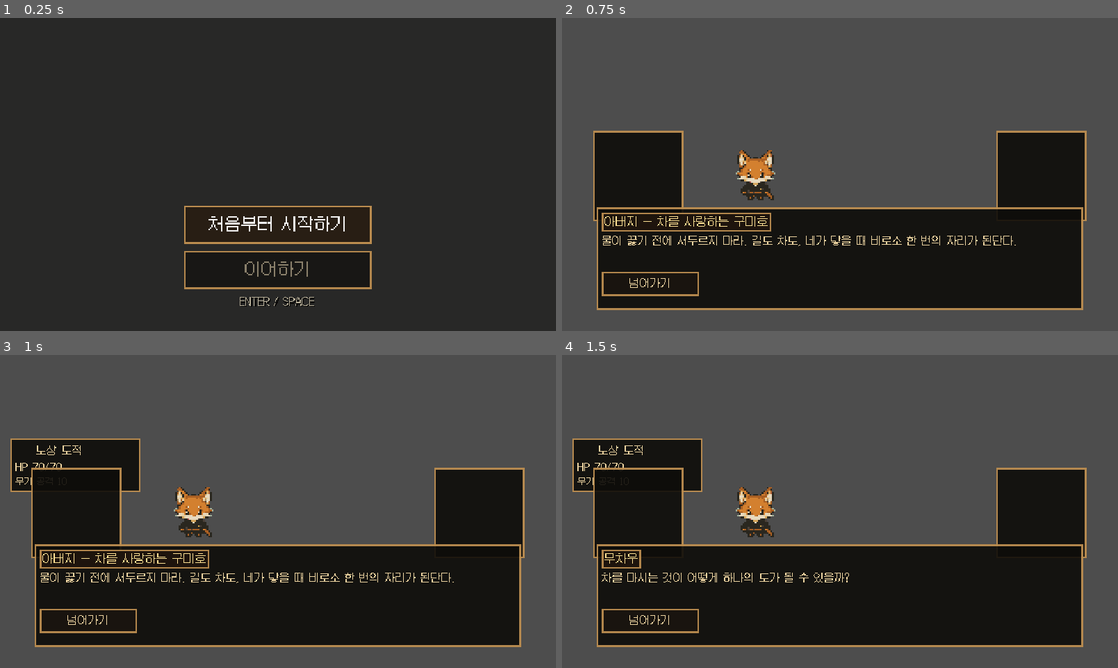
Above: before the commit, frames 1-4 (two rows, left to right).
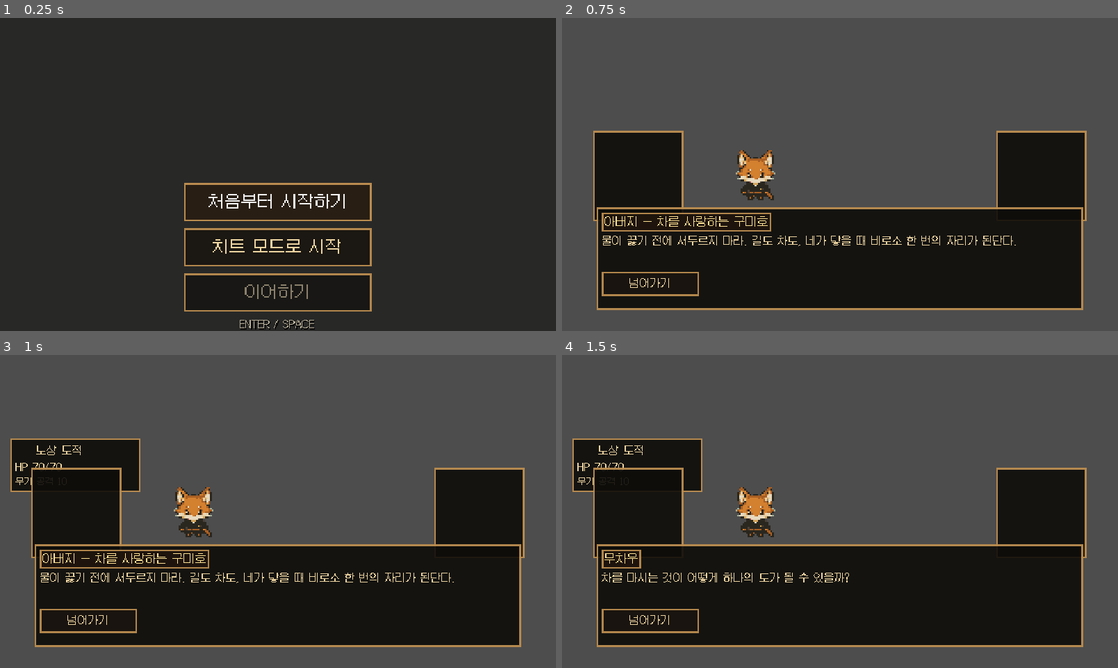
Above: after the commit, the same moments.

Repository: FLYLIKEB/samurai-tea-fox
Game: Godot game, scene res://scenes/ui/start_screen.tscn
The game is run twice, just before and just after one commit, with the same random seed, the same clock (stepped at 60 frames per second) and the same inputs.
Inputs:
- Up to frame 1 (0.25 s): no input
- Up to frame 2 (0.75 s): click "처음부터 시작하기" at 0.5 s
- Up to frame 3 (1 s): no input
- Up to frame 4 (1.5 s): click "넘어가기" at 1.25 s

The runs differ from the first frame. In frame 1, 3.3% of the frame differs, in the area x 33-67%, y 52-100%; in frame 2, nothing differs; in frame 3, nothing differs; in frame 4, nothing differs.

Commit message:
feat: 치트 모드 시작 자원 추가

Diff:
--- a/scenes/ui/start_screen.tscn
+++ b/scenes/ui/start_screen.tscn
@@ -40,9 +40,9 @@
 anchor_right = 0.5
 anchor_bottom = 0.5
 offset_left = -298.0
-offset_top = -135.0
+offset_top = -180.0
 offset_right = 298.0
-offset_bottom = 135.0
+offset_bottom = 180.0
 grow_horizontal = 2
 grow_vertical = 2
 theme_override_constants/separation = 8
@@ -68,17 +68,28 @@
 layout_mode = 2
 size_flags_horizontal = 4
 focus_neighbor_top = NodePath(".")
+focus_neighbor_bottom = NodePath("../CheatButton")
+mouse_default_cursor_shape = 2
+theme_override_font_sizes/font_size = 19
+text = "처음부터 시작하기"
+
+[node name="CheatButton" type="Button" parent="Content"]
+unique_name_in_owner = true
+custom_minimum_size = Vector2(216, 44)
+layout_mode = 2
+size_flags_horizontal = 4
+focus_neighbor_top = NodePath("../StartButton")
 focus_neighbor_bottom = NodePath("../ContinueButton")
 mouse_default_cursor_shape = 2
 theme_override_font_sizes/font_size = 19
-text = "처음부터 시작하기"
+text = "치트 모드로 시작"
 
 [node name="ContinueButton" type="Button" parent="Content"]
 unique_name_in_owner = true
 custom_minimum_size = Vector2(216, 44)
 layout_mode = 2
 size_flags_horizontal = 4
-focus_neighbor_top = NodePath("../StartButton")
+focus_neighbor_top = NodePath("../CheatButton")
 focus_neighbor_bottom = NodePath(".")
 mouse_default_cursor_shape = 2
 theme_override_font_sizes/font_size = 19
@@ -95,4 +106,5 @@
 horizontal_alignment = 1
 
 [connection signal="pressed" from="Content/StartButton" to="." method="_on_start_button_pressed"]
+[connection signal="pressed" from="Content/CheatButton" to="." method="_on_cheat_button_pressed"]
 [connection signal="pressed" from="Content/ContinueButton" to="." method="_on_continue_button_pressed"]
--- a/src/inventory/inventory_model.gd
+++ b/src/inventory/inventory_model.gd
@@ -55,6 +55,19 @@
 		slots.append({})
 	_emit_changed()
 	return {"ok": true}
+
+func expand_capacity(new_slot_count: int) -> Dictionary:
+	if new_slot_count <= 0:
+		return _fail_and_emit(_fail("invalid_slot_count", "Inventory slot count must be positive."))
+	if new_slot_count < slot_count:
+		return _fail_and_emit(_fail("capacity_shrink_not_supported", "Inventory capacity cannot be reduced."))
+	if new_slot_count == slot_count:
+		return {"ok": true, "slot_count": slot_count}
+	while slots.size() < new_slot_count:
+		slots.append({})
+	slot_count = new_slot_count
+	_emit_changed()
+	return {"ok": true, "slot_count": slot_count}
 
 func has_definition(item_id: String) -> bool:
 	return item_definitions.has(item_id)
--- a/src/main/main.gd
+++ b/src/main/main.gd
@@ -48,7 +48,11 @@
 const FIRST_RUN_PROLOGUE_EVENT_ID := "first_run_prologue"
 const START_MODE_META := "muchau_start_mode"
 const START_MODE_NEW := "new"
+const START_MODE_CHEAT := "cheat"
 const START_MODE_RESUME := "resume"
+const CHEAT_INVENTORY_SLOT_COUNT := 1000
+const CHEAT_RESOURCE_QUANTITY := 99
+const CHEAT_RESOURCE_ITEM_TYPE := "재료"
 const TREE_HARVEST_TOOL_ITEM_ID := "stone_axe"
 const TREE_HARVEST_DEFINITION_PREFIX := "terrain_tree_wood"
 const DUNGEON_DEBUG_LOGGING := true
@@ -137,6 +141,10 @@
 	if not runtime_result.ok:
 		push_error(runtime_result.error)
 		return
+	var cheat_result := _apply_cheat_start_inventory()
+	if not cheat_result.ok:
+		push_error(cheat_result.error)
+		return
 	var combat_lifecycle_result := _configure_combat_lifecycle()
 	if not combat_lifecycle_result.ok:
 		push_error(combat_lifecycle_result.error)
@@ -151,6 +159,11 @@
 	if not world_result.ok:
 		push_error(world_result.error)
 	else:
+		if bool(cheat_result.get("applied", false)):
+			var cheat_save_result := save_current_run()
+			if not cheat_save_result.ok:
+				push_error(cheat_save_result.error)
+				return
 		_maybe_show_first_run_prologue()
 
 func _configure_combat_lifecycle() -> Dictionary:
@@ -779,7 +792,7 @@
 func load_or_create_run_state() -> Dictionary:
 	if run_state != null:
 		return {"ok": true, "state": "provided", "run_state": run_state}
-	if _start_mode == START_MODE_NEW:
+	if _start_mode in [START_MODE_NEW, START_MODE_CHEAT]:
 		return _create_new_run_state_from_start_request()
 	if save_store != null and FileAccess.file_exists(save_store.run_path):
 		var loaded: Dictionary = save_store.load_run()
@@ -796,7 +809,7 @@
 		return
 	_start_mode = String(root.get_meta(START_MODE_META, START_MODE_RESUME))
 	root.remove_meta(START_MODE_META)
-	_force_first_run_prologue = _start_mode == START_MODE_NEW
+	_force_first_run_prologue = _start_mode in [START_MODE_NEW, START_MODE_CHEAT]
 
 func _create_new_run_state_from_start_request() -> Dictionary:
 	run_state = RunState.new()
@@ -813,6 +826,40 @@
 	if not saved.ok:
 		return saved
 	return {"ok": true, "state": "created_new_start", "run_state": run_state}
+
+func _apply_cheat_start_inventory() -> Dictionary:
+	if _start_mode != START_MODE_CHEAT:
+		return {"ok": true, "applied": false}
+	if inventory == null or catalog == null or not catalog.has_method("get_definitions"):
+		return {"ok": false, "reason": "cheat_inventory_unavailable", "error": "Cheat mode requires inventory and item definitions."}
+
+	var inventory_before: Dictionary = inventory.to_snapshot()
+	var capacity_result: Dictionary = inventory.expand_capacity(CHEAT_INVENTORY_SLOT_COUNT)
+	if not capacity_result.ok:
+		return capacity_result
+	var resource_item_ids: Array = []
+	for definition in catalog.get_definitions("items"):
+		if String(definition.get("type", "")) != CHEAT_RESOURCE_ITEM_TYPE:
+			continue
+		var item_id := String(definition.get("id", ""))
+		if item_id.is_empty():
+			continue
+		var quantity_to_add: int = CHEAT_RESOURCE_QUANTITY - int(inventory.get_total_quantity(item_id))
+		if quantity_to_add > 0:
+			var add_result: Dictionary = inventory.add_item(item_id, quantity_to_add)
+			if not add_result.ok:
+				inventory.load_snapshot(inventory_before)
+				return add_result
+		resource_item_ids.append(item_id)
+	resource_item_ids.sort()
+	_sync_inventory_runtime_state()
+	return {
+		"ok": true,
+		"applied": true,
+		"slot_count": inventory.slot_count,
+		"resource_quantity": CHEAT_RESOURCE_QUANTITY,
+		"resource_item_ids": resource_item_ids
+	}
 
 func save_current_run() -> Dictionary:
 	if save_store == null:
--- a/src/ui/start_screen.gd
+++ b/src/ui/start_screen.gd
@@ -10,9 +10,11 @@
 const DIVIDER_ASSET_ID := "divider_under_brand"
 const START_MODE_META := "muchau_start_mode"
 const START_MODE_NEW := "new"
+const START_MODE_CHEAT := "cheat"
 const START_MODE_RESUME := "resume"
 
 @onready var start_button: Button = %StartButton
+@onready var cheat_button: Button = %CheatButton
 @onready var continue_button: Button = %ContinueButton
 @onready var background: TextureRect = $Background
 @onready var logo: TextureRect = $Content/Logo
@@ -36,6 +38,9 @@
 func _on_start_button_pressed() -> void:
 	_start_game(START_MODE_NEW)
 
+func _on_cheat_button_pressed() -> void:
+	_start_game(START_MODE_CHEAT)
+
 func _on_continue_button_pressed() -> void:
 	_start_game(START_MODE_RESUME)
 
@@ -44,6 +49,7 @@
 		return
 	_is_starting = true
 	start_button.disabled = true
+	cheat_button.disabled = true
 	continue_button.disabled = true
 	get_tree().root.set_meta(START_MODE_META, start_mode)
 
@@ -54,6 +60,7 @@
 	get_tree().root.remove_meta(START_MODE_META)
 	_is_starting = false
 	start_button.disabled = false
+	cheat_button.disabled = false
 	_update_continue_button()
 	push_error("Could not start gameplay scene: %s" % error_string(change_error))
 
--- a/tests/test_runner.gd
+++ b/tests/test_runner.gd
@@ -20,6 +20,7 @@
 	preload("res://tests/unit/test_monster_behavior.gd"),
 	preload("res://tests/unit/test_ability_runtime.gd"),
 	preload("res://tests/unit/test_inventory_model.gd"),
+	preload("res://tests/unit/test_cheat_start_runtime.gd"),
 	preload("res://tests/unit/test_equipment_model.gd"),
 	preload("res://tests/unit/test_inventory_command_runtime.gd"),
 	preload("res://tests/unit/test_tea_service.gd"),
--- /dev/null
+++ b/tests/unit/test_cheat_start_runtime.gd
@@ -0,0 +1,48 @@
+extends RefCounted
+
+const DataCatalog = preload("res://src/core/data/data_catalog.gd")
+const Main = preload("res://src/main/main.gd")
+const RunState = preload("res://src/save/run_state.gd")
+
+func run(asserts) -> void:
+	var start_screen_scene: PackedScene = load("res://scenes/ui/start_screen.tscn")
+	var start_screen: Node = start_screen_scene.instantiate()
+	var cheat_button := start_screen.get_node_or_null("Content/CheatButton") as Button
+	asserts.true_value(cheat_button != null, "start screen exposes a cheat mode button")
+	if cheat_button != null:
+		asserts.equal(cheat_button.text, "치트 모드로 시작", "cheat mode button clearly labels its behavior")
+		asserts.true_value(not cheat_button.get_signal_connection_list("pressed").is_empty(), "cheat mode button is connected to its start handler")
+	start_screen.free()
+
+	var catalog := DataCatalog.new()
+	asserts.true_value(catalog.load_from_directory("res://data/generated").ok, "cheat start catalog loads")
+
+	var runtime := Main.new()
+	runtime.catalog = catalog
+	runtime.run_state = RunState.new()
+	runtime._start_mode = Main.START_MODE_CHEAT
+	asserts.true_value(runtime._configure_run_services(catalog).ok, "cheat start services configure")
+	var result: Dictionary = runtime._apply_cheat_start_inventory()
+	asserts.true_value(result.ok, "cheat start inventory initializes")
+	asserts.true_value(result.applied, "cheat inventory reports that it was applied")
+	asserts.equal(runtime.inventory.slot_count, 1000, "cheat inventory expands to 1000 slots")
+	for definition in catalog.get_definitions("items"):
+		var item_id := String(definition.get("id", ""))
+		if String(definition.get("type", "")) == "재료":
+			asserts.equal(runtime.inventory.get_total_quantity(item_id), 99, "cheat start grants 99 of material %s" % item_id)
+		else:
+			asserts.equal(runtime.inventory.get_total_quantity(item_id), 0, "cheat start does not bypass ownership rules for %s" % item_id)
+	asserts.equal(runtime.run_state.inventory.slot_count, 1000, "cheat inventory capacity enters run state")
+
+	var normal_runtime := Main.new()
+	normal_runtime.catalog = catalog
+	normal_runtime.run_state = RunState.new()
+	normal_runtime._start_mode = Main.START_MODE_NEW
+	asserts.true_value(normal_runtime._configure_run_services(catalog).ok, "normal start services configure")
+	var normal_result: Dictionary = normal_runtime._apply_cheat_start_inventory()
+	asserts.true_value(normal_result.ok, "normal start bypasses cheat initialization safely")
+	asserts.false_value(normal_result.applied, "normal start does not receive cheat inventory")
+	asserts.equal(normal_runtime.inventory.slot_count, 24, "normal start keeps the balance-defined inventory capacity")
+
+	runtime.free()
+	normal_runtime.free()
--- a/tests/unit/test_inventory_model.gd
+++ b/tests/unit/test_inventory_model.gd
@@ -28,6 +28,7 @@
 	_assert_versioned_snapshot_round_trips(asserts)
 	_assert_max_owned_rejects_manipulated_snapshot_and_insert(asserts)
 	_assert_change_and_failure_events_are_observable(asserts)
+	_assert_capacity_expansion_preserves_contents(asserts)
 	_assert_invalid_catalog_values_are_rejected(asserts)
 
 func _assert_generated_catalog_configures_inventory(asserts) -> void:
@@ -146,6 +147,16 @@
 	asserts.equal(failures.size(), 1, "failure event emits once for a failed command")
 	asserts.equal(failures[0].reason, "unknown_item", "failure event carries a stable reason")
 
+func _assert_capacity_expansion_preserves_contents(asserts) -> void:
+	var inventory := _fixture_inventory(2)
+	asserts.true_value(inventory.add_item("clay", 7).ok, "capacity fixture contains an item before expansion")
+	asserts.true_value(inventory.expand_capacity(1000).ok, "inventory capacity can expand for a cheat run")
+	asserts.equal(inventory.slot_count, 1000, "expanded inventory exposes the requested slot count")
+	asserts.equal(inventory.slots.size(), 1000, "expanded inventory allocates every slot")
+	asserts.equal(inventory.get_total_quantity("clay"), 7, "capacity expansion preserves existing items")
+	asserts.equal(inventory.to_snapshot().slot_count, 1000, "expanded capacity is included in the run snapshot")
+	asserts.false_value(inventory.expand_capacity(999).ok, "capacity expansion API does not silently discard slots")
+
 func _assert_invalid_catalog_values_are_rejected(asserts) -> void:
 	var missing_slots: Dictionary = InventoryModel.from_catalog(FakeCatalog.new({
 		"balance": [],
